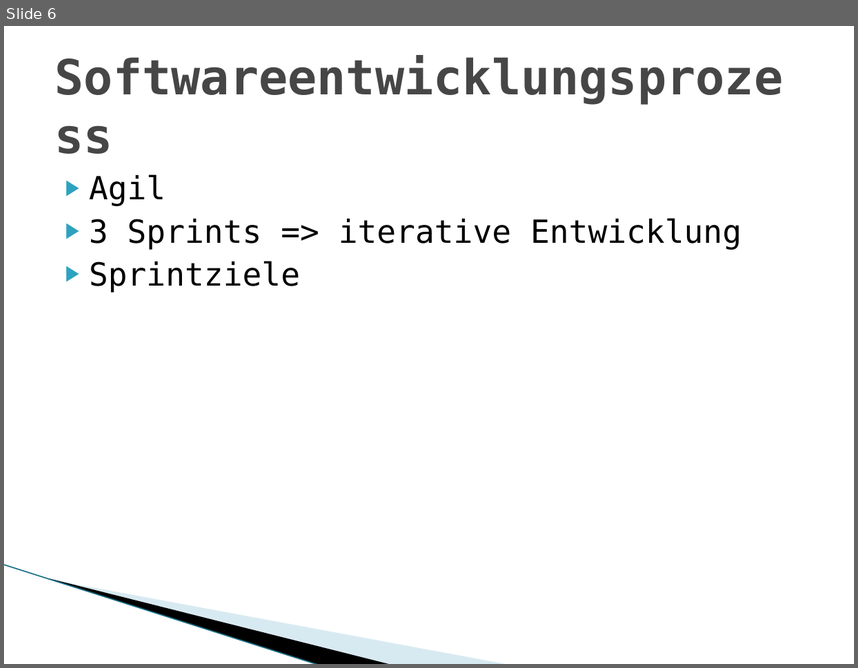
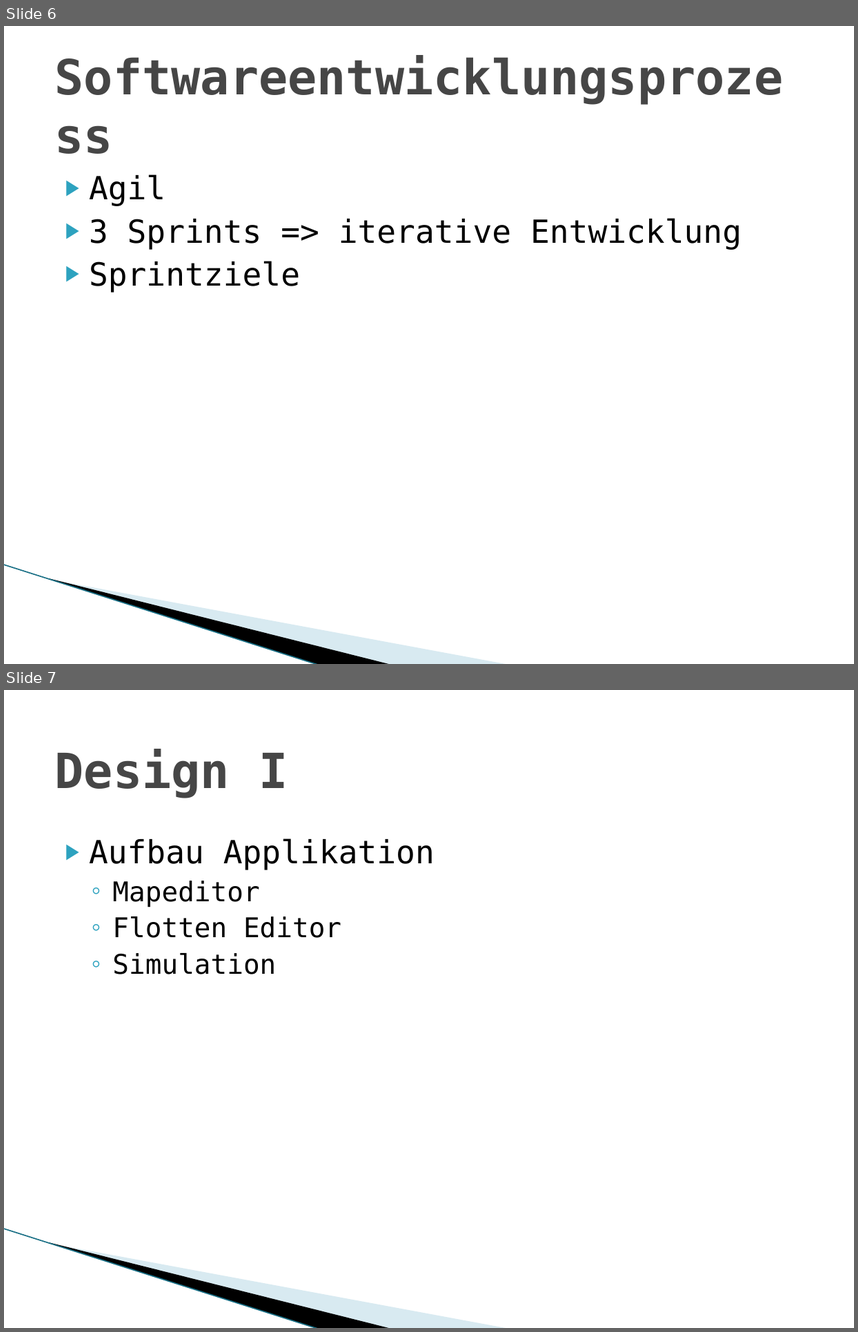
Before and after one commit to adrianbaertschi/TravelPlanner, a slide deck: doc/Travelplaner.pptx. Shown one above the other, each under a label of ours: slide 6 before the commit, slides 6 and 7 after it. The pictures are 858x668 and 858x1332 pixels, drawn with LibreOffice and Linux fonts; fonts in the diff are those of the drawing; background and template pictures are left out. Boxes give left, top, right and bottom in pixels: in the first picture for what was removed or moved away, otherwise in the second. Text is boxed around its words. In the diff, an @@ line names an element or a change of style, - is before the commit and + after.

```diff
--- a/doc/Travelplaner.pptx
+++ b/doc/Travelplaner.pptx
@@ slide 7 added at [4, 690, 854, 1328], background #FFFFFF; not listed: 3 template elements that a slide beside it also shows @@
@@ title added at [55, 749, 288, 798], 41 pt, text #464646, bold @@
+Design I
@@ text added at [89, 838, 435, 974], 23 pt, text #000000 @@
+▶ Aufbau Applikation
+  ◦ Mapeditor
+  ◦ Flotten Editor
+  ◦ Simulation
```
Also in this commit, not shown: 3 slides changed, 2 other slides added, 1 slide removed.
